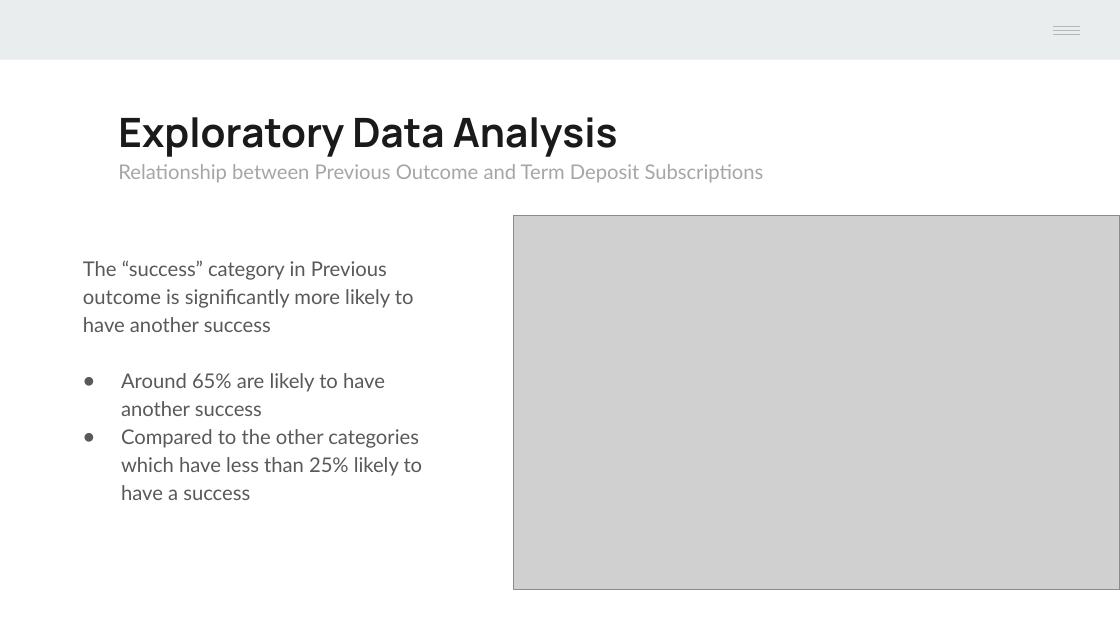
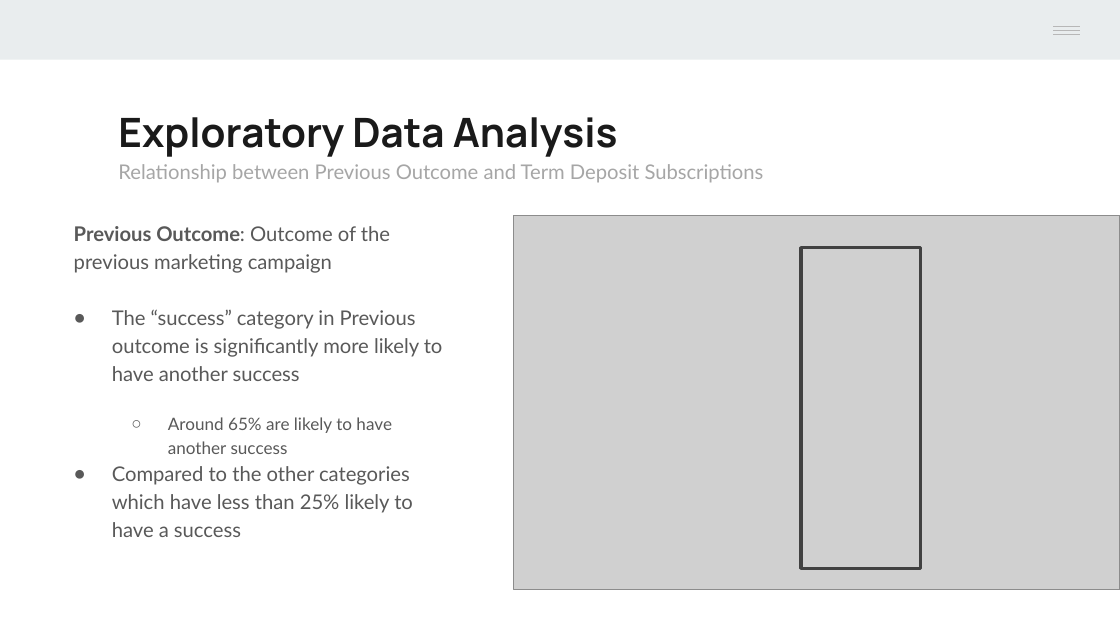
Before and after one commit to Mr-Chang95/Bank-Marketing-Analysis-Logistic-Regression, a slide deck: slide 9 of Project2_Chang_Craus_Yule.pptx. Drawn at 1120x630 pixels with LibreOffice and Linux fonts; fonts in the diff are those of the drawing; grey boxes stand for pictures. Boxes give left, top, right and bottom in pixels: in the first picture for what was removed or moved away, otherwise in the second. Text is boxed around its words. In the diff, an @@ line names an element or a change of style, - is before the commit and + after.

```diff
--- a/Project2_Chang_Craus_Yule.pptx
+++ b/Project2_Chang_Craus_Yule.pptx
@@ text "Previous Outcome: Outcome of the ..." moved from (x1=83, y1=260, x2=423, y2=500) to (x1=74, y1=226, x2=443, y2=537) @@
@@ text at (x1=74, y1=226, x2=390, y2=273): paragraph added @@
+Previous Outcome: Outcome of the previous marketing campaign
@@ rectangle added at (x1=801, y1=248, x2=921, y2=569), outline #424242 2 pt @@
@@ text at (x1=112, y1=309, x2=443, y2=454): size 13 to 11 pt in "Around 65% are likely to have another ..."; bullet none to ●; bullet ● to ○; list level 1 to 2 in "Around 65% are likely to ..." @@
```
Also in this commit, not shown: 3 other slides changed, 12 slides added, 1 other file.
